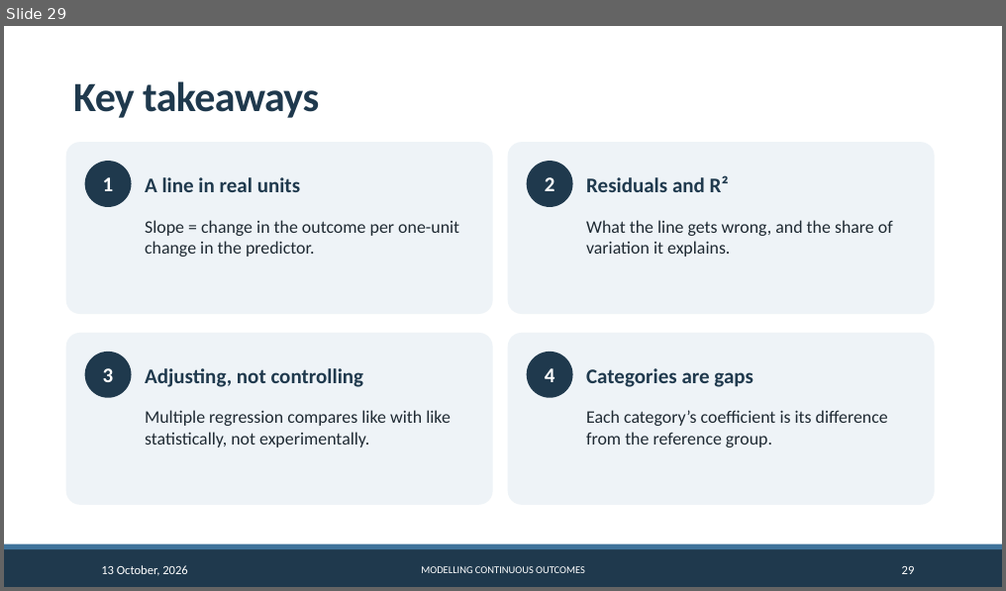
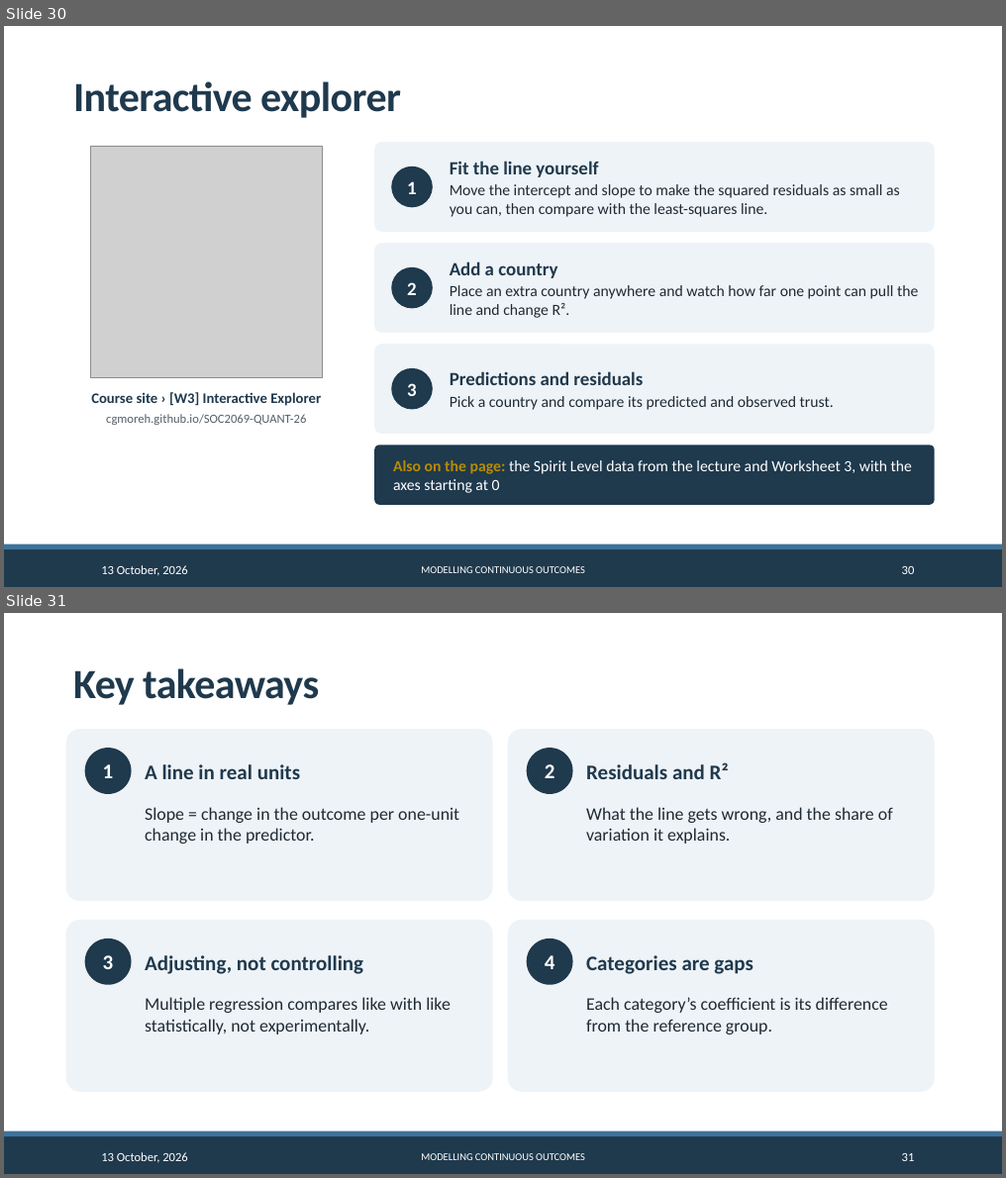
Before and after one commit to CGMoreh/SOC2069-QUANT-26, a slide deck: Materials/Slides/slides_w3.pptx. Shown one above the other, each under a label of ours: slide 29 before the commit, slides 30 and 31 after it. The pictures are 1006x591 and 1006x1178 pixels, drawn with LibreOffice and Linux fonts; fonts in the diff are those of the drawing; grey boxes stand for pictures; background and template pictures are left out. Boxes give left, top, right and bottom in pixels: in the first picture for what was removed or moved away, otherwise in the second. Text is boxed around its words. In the diff, an @@ line names an element or a change of style, - is before the commit and + after.

```diff
--- a/Materials/Slides/slides_w3.pptx
+++ b/Materials/Slides/slides_w3.pptx
@@ slide 30 added at box(4, 26, 1002, 587), background #FFFFFF; not listed: 2 template elements that a slide beside it also shows @@
@@ title added at box(73, 81, 401, 118), 40 pt, text #20394E, bold @@
+Interactive explorer
@@ rounded rectangle added at box(374, 142, 935, 232), fill #EEF3F7 @@
@@ picture added at box(90, 146, 322, 377) @@
@@ ellipse added at box(391, 167, 433, 208), fill #1F394D, 18 pt, text #FFFFFF, bold @@
+1
@@ text added at box(450, 161, 900, 217), 15 pt, text #1F2A33 @@
+Fit the line yourself
+Move the intercept and slope to make the squared residuals as small as you can, then compare with the least-squares line.
@@ rounded rectangle added at box(374, 243, 935, 333), fill #EEF3F7 @@
@@ text added at box(450, 262, 918, 318), 15 pt, text #1F2A33 @@
+Add a country
+Place an extra country anywhere and watch how far one point can pull the line and change R².
@@ ellipse added at box(391, 268, 433, 309), fill #1F394D, 18 pt, text #FFFFFF, bold @@
+2
@@ rounded rectangle added at box(374, 344, 935, 434), fill #EEF3F7 @@
@@ ellipse added at box(391, 369, 433, 409), fill #1F394D, 18 pt, text #FFFFFF, bold @@
+3
@@ text added at box(450, 372, 834, 410), 15 pt, text #1F2A33 @@
+Predictions and residuals
+Pick a country and compare its predicted and observed trust.
@@ text added at box(91, 392, 321, 425), 14 pt, text #1F394D, bold @@
+Course site › [W3] Interactive Explorer
+cgmoreh.github.io/SOC2069-QUANT-26
@@ rounded rectangle added at box(374, 445, 935, 505), fill #1F394D @@
@@ text added at box(393, 461, 912, 493), 15 pt, text #FFFFFF @@
+Also on the page: the Spirit Level data from the lecture and Worksheet 3, with the axes starting at 0
@@ text added at box(101, 566, 188, 576), 12 pt, text #FFFFFF @@
+13 October, 2026
@@ text added at box(421, 567, 585, 573), 10 pt, text #FFFFFF @@
+MODELLING CONTINUOUS OUTCOMES
@@ page number added at box(902, 567, 915, 574), 12 pt, text #FFFFFF @@
+30
@@ what was slide 29 is now slide 31 @@
@@ page number at box(902, 1154, 915, 1161): text changed @@
-29
+31
```
Also in this commit, not shown: 2 other slides added, 1 slide removed, 36 other files.
